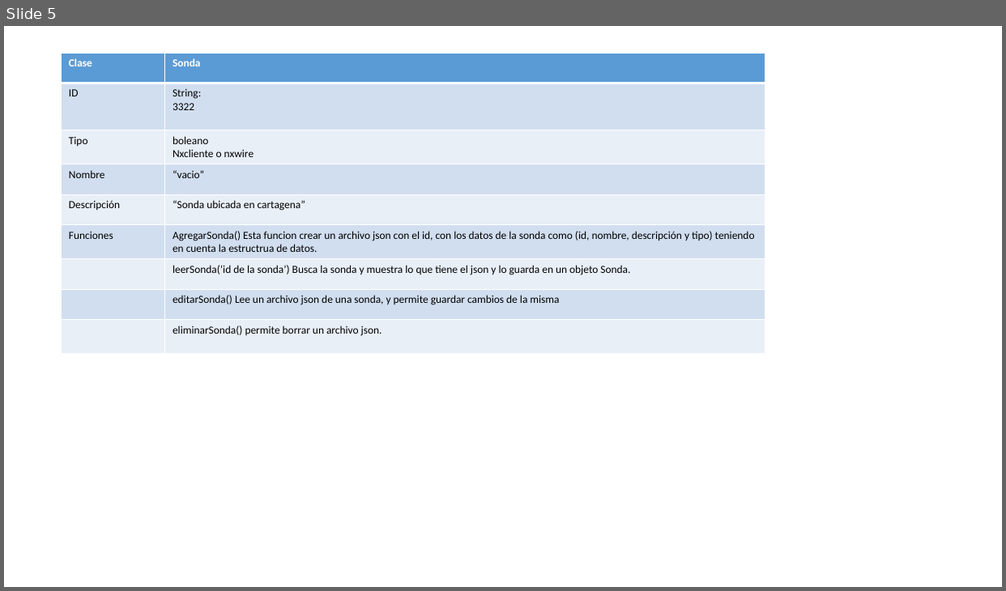
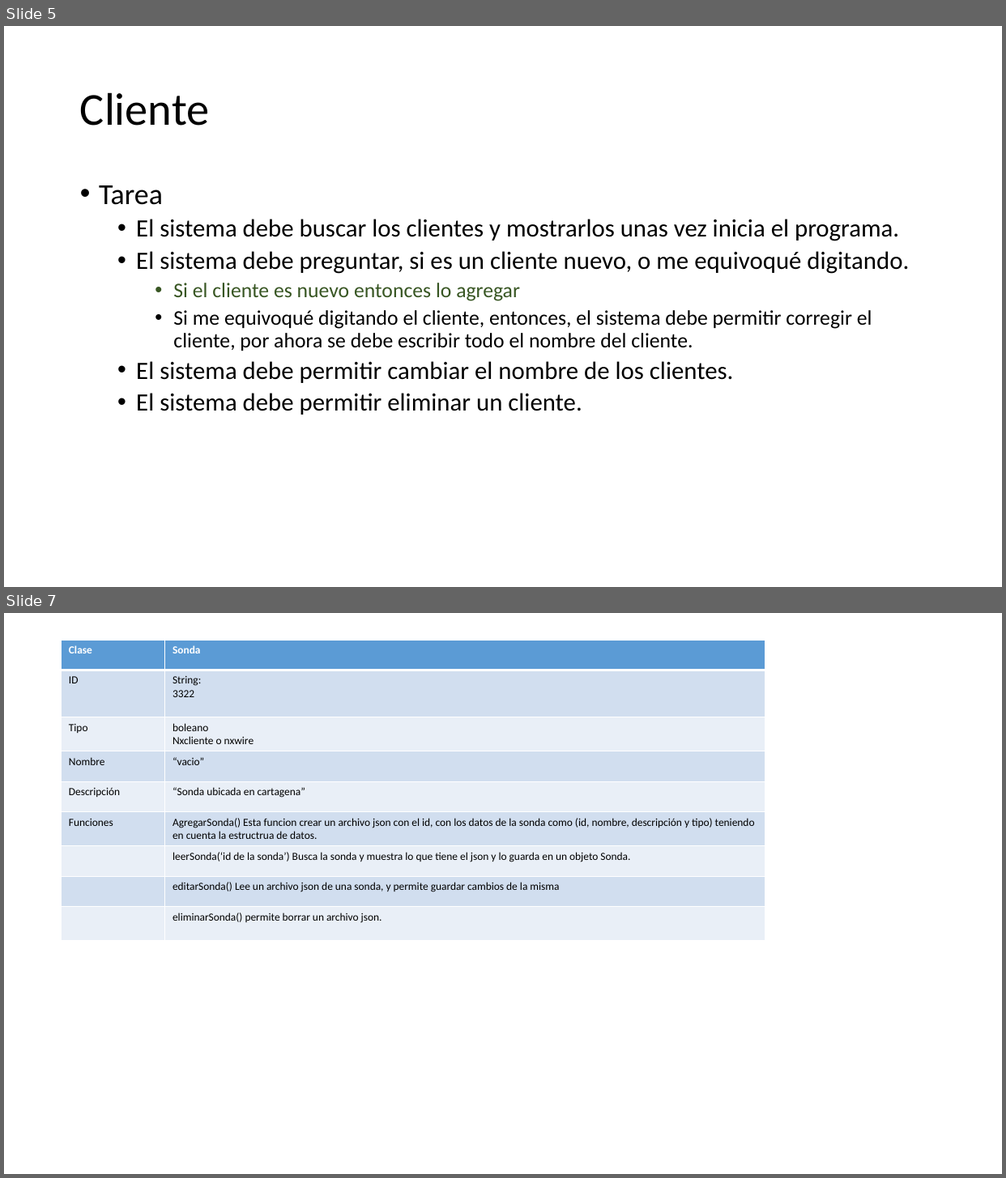
Before and after one commit to juande007/generadorDeReporte, a slide deck: Documentación/Documentation.pptx. Shown one above the other, each under a label of ours: slide 5 before the commit, slides 5 and 7 after it; the slides between them are not shown. The pictures are 1006x591 and 1006x1178 pixels, drawn with LibreOffice and Linux fonts; fonts in the diff are those of the drawing. Boxes give left, top, right and bottom in pixels: in the first picture for what was removed or moved away, otherwise in the second. Text is boxed around its words. In the diff, an @@ line names an element or a change of style, - is before the commit and + after.

Commit message:
Se crean funciones de adm de cliente
Se crearon las funciones de mostrar agregar y editar clientes.

```diff
--- a/Documentación/Documentation.pptx
+++ b/Documentación/Documentation.pptx
@@ slide 5 added at [4,26,1002,587], background #FFFFFF @@
@@ title added at [80,92,210,126], 44 pt, text #000000 @@
+Cliente
@@ text added at [99,186,909,415], 24 pt, text #000000 @@
+• Tarea
+  • El sistema debe buscar los clientes y mostrarlos unas vez inicia el programa.
+  • El sistema debe preguntar, si es un cliente nuevo, o me equivoqué digitando.
+    • Si el cliente es nuevo entonces lo agregar
+    • Si me equivoqué digitando el cliente, entonces, el sistema debe permitir corregir el cliente, por ahora se debe escribir todo el nombre del cliente.
+  • El sistema debe permitir cambiar el nombre de los clientes.
+  • El sistema debe permitir eliminar un cliente.
@@ what was slide 5 is now slide 7 @@
```
Also in this commit, not shown: 3 other slides added, 1 slide removed, 10 other files.
